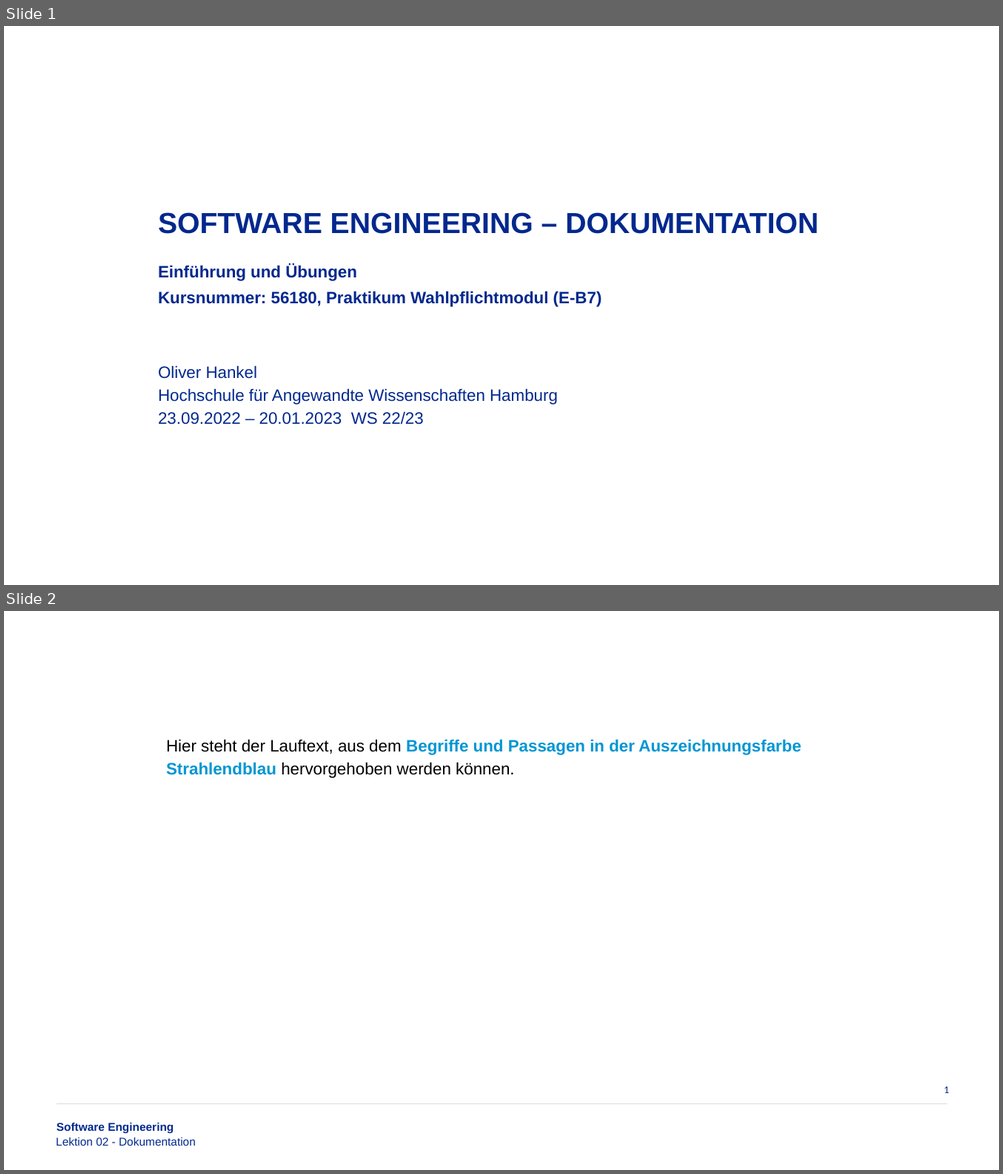
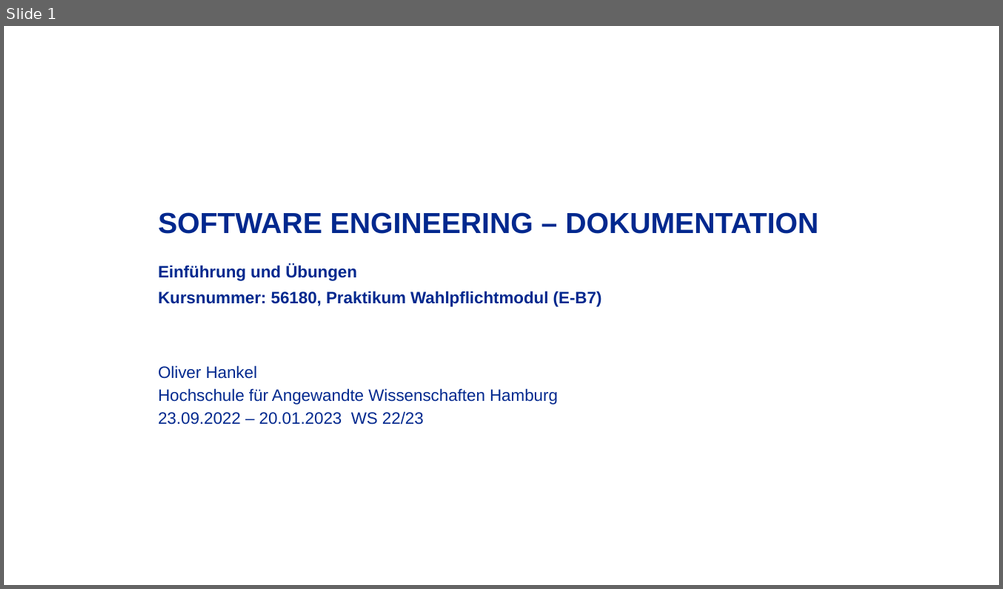
Before and after one commit to oliverhankel/Software-Engineering, a slide deck: .temp/WS22-23-Software-Engineering-Lektion-02.pptx. Shown one above the other, each under a label of ours: slides 1 and 2 before the commit, slide 1 after it. The pictures are 1003x1174 and 1003x589 pixels, drawn with LibreOffice and Linux fonts; fonts in the diff are those of the drawing; background and template pictures are left out. Boxes give left, top, right and bottom in pixels: in the first picture for what was removed or moved away, otherwise in the second. Text is boxed around its words. In the diff, an @@ line names an element or a change of style, - is before the commit and + after.

Commit message:
Minor

```diff
--- a/.temp/WS22-23-Software-Engineering-Lektion-02.pptx
+++ b/.temp/WS22-23-Software-Engineering-Lektion-02.pptx
@@ slide 2 removed at (4, 611, 999, 1170), background #FFFFFF @@
@@ text removed at (166, 739, 801, 778) @@
-Hier steht der Lauftext, aus dem Begriffe und Passagen in der Auszeichnungsfarbe Strahlendblau hervorgehoben werden können.
@@ page number removed at (944, 1087, 949, 1093) @@
-1
@@ line removed from (57, 1104) to (947, 1104) @@
@@ text removed at (56, 1138, 196, 1146) @@
-Lektion 02 - Dokumentation
@@ text removed at (57, 1123, 173, 1133) @@
-Software Engineering
```
Also in this commit, not shown: 3 other slides removed.
